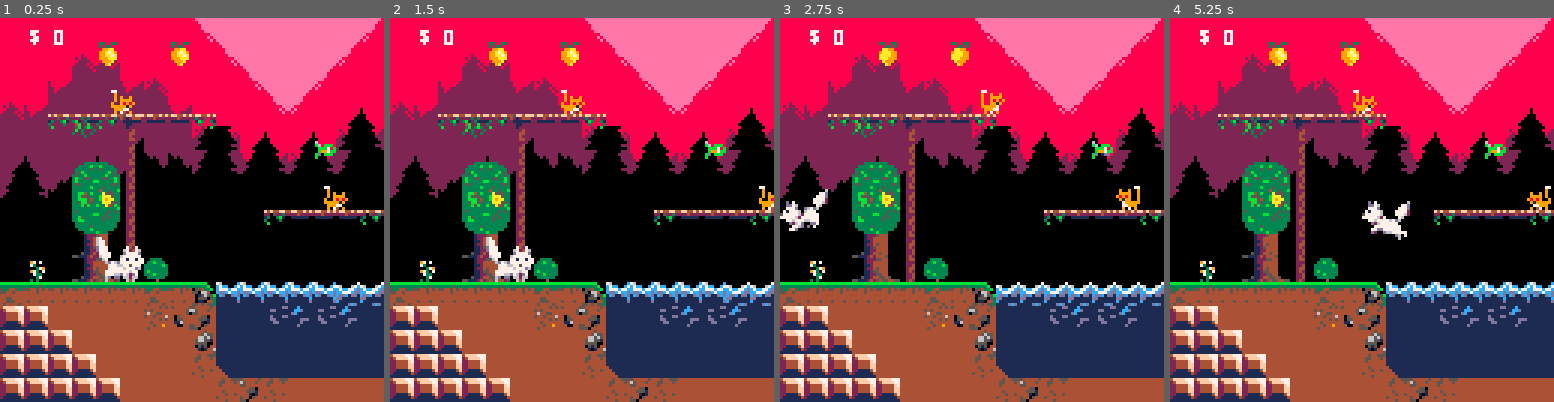
Above: before the commit, frames 1-4 (left to right).
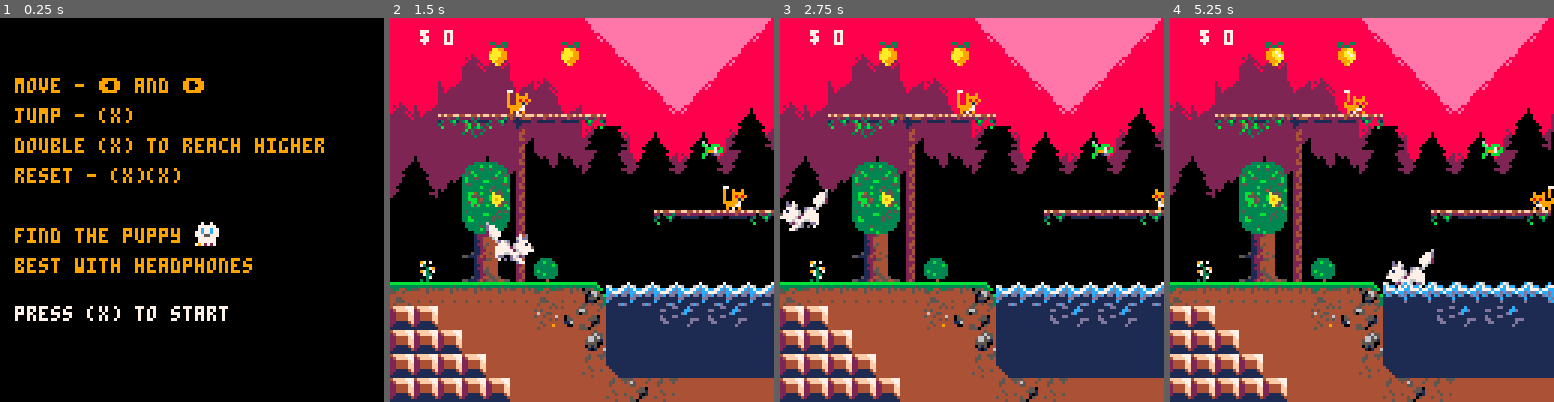
Above: after the commit, the same moments.

Repository: szabadkai/superWolfBrothers
Game: PICO-8 cartridge roka.p8
Same seed, same stepped clock (60 frames per second), same inputs: the game is played once before the commit and once after it.
Inputs:
- Up to frame 1 (0.25 s): no input
- Up to frame 2 (1.5 s): tap O (Z key) at 0.33, 0.7, 1.43 s; tap X (X key) at 1.07 s
- Up to frame 3 (2.75 s): hold Left 1.97-2.37 s; tap X (X key) at 2.07, 2.4, 2.73 s; tap O (Z key) at 2.22 s; hold Down from 2.42 s (still down)
- Up to frame 4 (5.25 s): release Down at 2.82 s; hold Right 2.87-3.53 s; tap X (X key) every 0.33 s from 3.07 to 5.07 s; tap O (Z key) at 3.1, 3.98, 4.87 s; hold Up 3.58-4.08 s; hold Right 4.13-4.53 s; hold Down 4.58-5.08 s; hold Left from 5.13 s (still down)

The runs differ from the first frame. In frame 1, 75% of the frame differs, in the area x 0-100%, y 0-100%; in frame 2, 3.3%; in frame 3, 0.7%; in frame 4, 15%.

Commit message:
LSZ Better intro screen

Diff:
--- a/roka.p8
+++ b/roka.p8
@@ -55,13 +55,13 @@
 		cls(0)
 		pal()
 		print("level 2", 30, 40)
-		print("press 'x' to continue", 30, 60)
+		print("press (x) to continue", 30, 60)
 	else
 		cls(0)
 		print("you won", 30, 40)
 		print("score: "..coins, 30, 60)
 
-		print("press 'x' to restart", 30, 100)
+		print("press (x) to restart", 30, 100)
 		waiting=true
 	end
 end
@@ -768,7 +768,7 @@
         level=1
         startscreen=false
 		waiting = false
-	elseif stat(6) then
+	elseif stat(6) != "" then
 		startscreen=false
 		waiting = false
     else
@@ -883,13 +883,25 @@
 		end
 		print(status, 50, 70, 11)
 		print(padding, 50+j*4, 70, 4)
+
+		frame=flr(stat(26)/60)%2
+		if frame == 1 then
+			spr(1, 58,50, 2,2)
+		else
+			spr(3, 58,50, 2,2)
+		end
     elseif startscreen then
 		cls(0)
-		print("jump with 'x'", 10, 20, 9)
-		print("move with  ⬅️ and ➡️", 10, 40, 9)
-		print("find the puppy", 10, 60, 9)
-		print("press x to start", 10, 90, 9)
-
+		print("move - ⬅️ and ➡️", 5, 20, 9)
+		print("jump - (x)", 5, 30, 9)
+		print("double (x) to reach higher", 5, 40, 9)
+		print("reset - (x)(x)", 5, 50, 9)
+		print("find the puppy", 5, 70, 9)
+		print("best with headphones", 5, 80, 9)
+
+		print("press (x) to start", 5, 96, 7)
+		s= flr(stat(26)/60)%2==1 and 29 or 30
+		spr(s,65,68)
 		if btn(5) then
 			startscreen = false
 			waiting = false
@@ -906,7 +918,7 @@
 			cls(0)
 			pal()
 			print("you are dead", 30, 40)
-			print("press 'x' to restart ", 30, 60)
+			print("press (x) to restart ", 30, 60)
 		end
 	else
 
